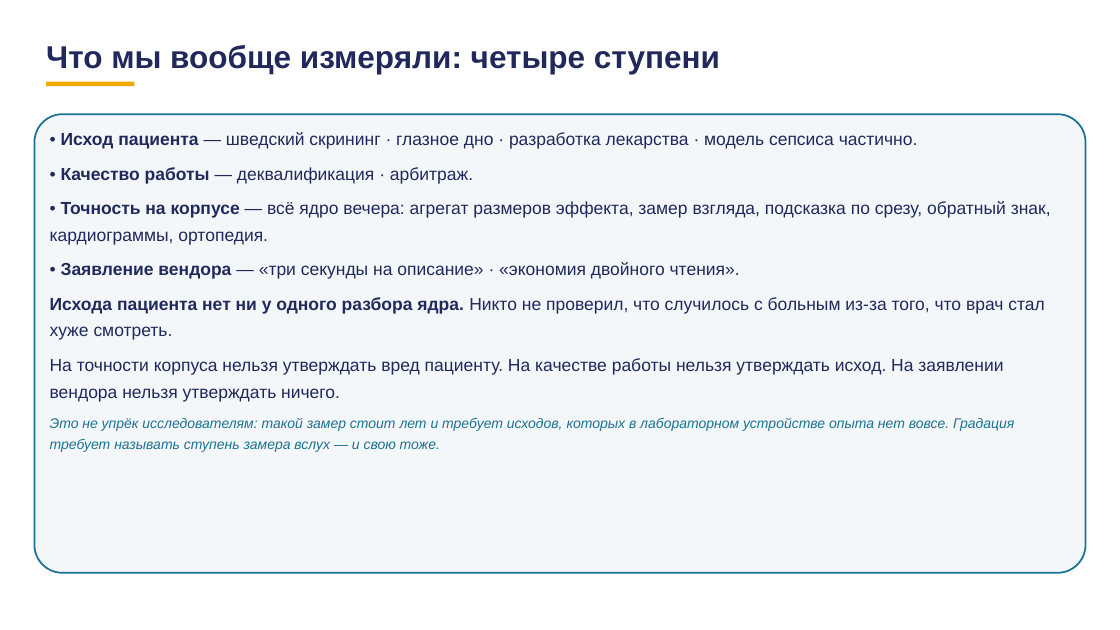
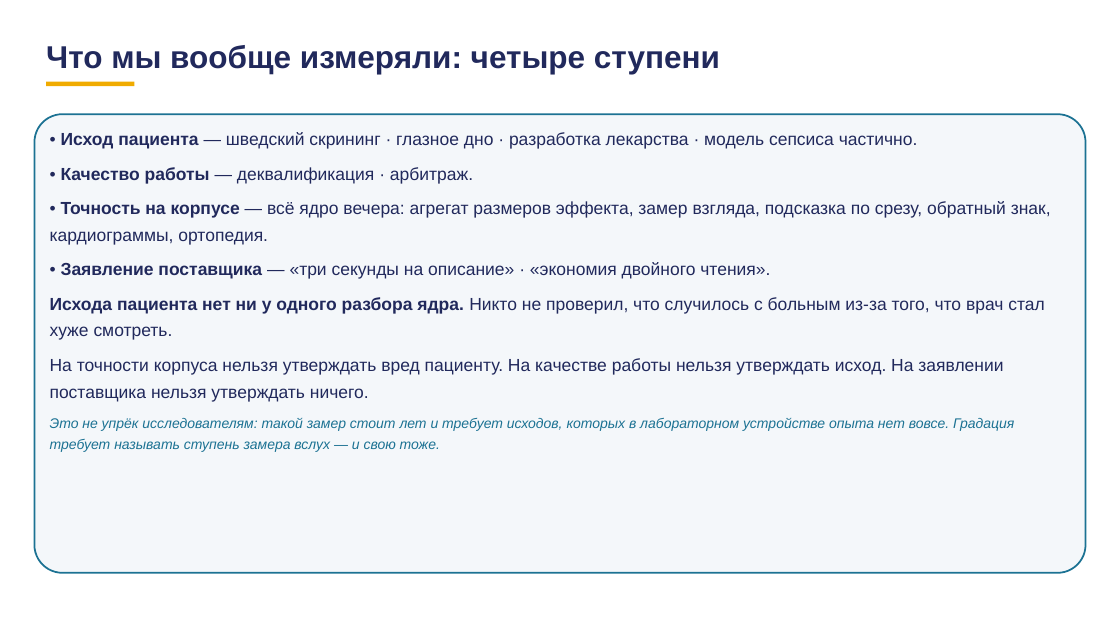
Before and after one commit to tellina-study/AI-usage-lessons, a slide deck: slide 103 of library/lectures/lec-07/rework/deck/lec-07-karkas.pptx. Drawn at 1120x630 pixels with LibreOffice and Linux fonts; fonts in the diff are those of the drawing. Boxes give left, top, right and bottom in pixels: in the first picture for what was removed or moved away, otherwise in the second. Text is boxed around its words. In the diff, an @@ line names an element or a change of style, - is before the commit and + after.

Commit message:
#229 дека: s97 форма 4а по главе, s100 поставщик, заметки сведены к 250-300, два дефекта сборщика, причинность s104 проверена

```diff
--- a/library/lectures/lec-07/rework/deck/lec-07-karkas.pptx
+++ b/library/lectures/lec-07/rework/deck/lec-07-karkas.pptx
@@ text at (x1=61, y1=262, x2=770, y2=279): text changed @@
-• Заявление вендора — «три секунды на описание» · «экономия двойного чтения».
+• Заявление поставщика — «три секунды на описание» · «экономия двойного чтения».
@@ text at (x1=50, y1=358, x2=1003, y2=402): text changed @@
-На точности корпуса нельзя утверждать вред пациенту. На качестве работы нельзя утверждать исход. На заявлении вендора нельзя утверждать ничего.
+На точности корпуса нельзя утверждать вред пациенту. На качестве работы нельзя утверждать исход. На заявлении поставщика нельзя утверждать ничего.
```
Also in this commit, not shown: 7 other slides changed, 48 other files.
